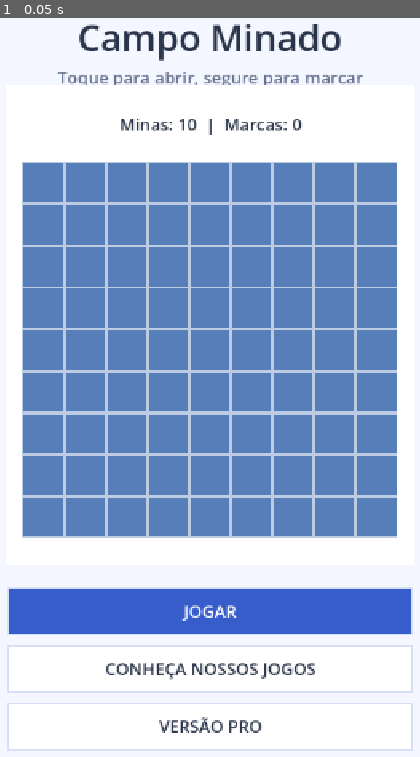
Above: before the commit, frame 1.
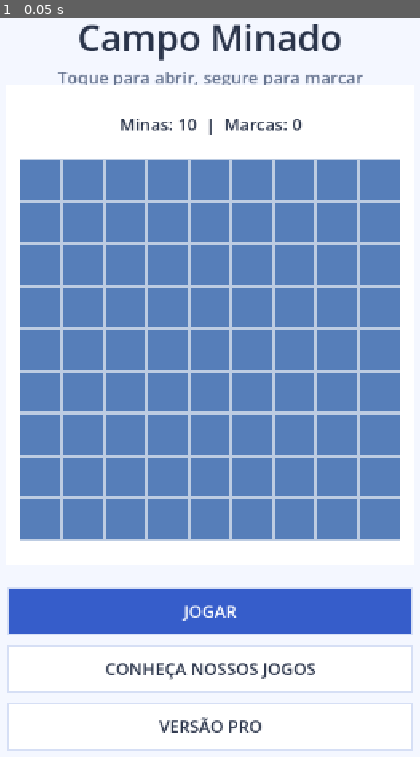
Above: after the commit, the same moment.

Repository: pitinga/game-minesweeper-mobile
Game: Godot game, scene res://scenes/main.tscn
Same seed, same stepped clock (60 frames per second), same inputs: the game is played once before the commit and once after it.
Inputs:
- Up to frame 1 (0.05 s): no input

The runs differ from the first frame. In frame 1, 6.5% of the frame differs, in the area x 4-96%, y 19-71%.

Commit message:
WIP: CI Godot 4.7.2 e ajustes Android (revisões 0221/1030) (#2)
* fix: Android back navigation and 20:9 display defaults

* ci: use Godot 4.7.2 and fail on script errors

* fix: regressions and touch-to-grid alignment scripts/main.gd

* fix: regressions and touch-to-grid alignment scripts/rules.gd

* fix: regressions and touch-to-grid alignment tests/test_ui.gd

* fix: regressions and touch-to-grid alignment tests/test_rules.gd

* fix: restore hit-test helper predicates

* test: declare Vector2 types in grid regression

* fix: require same button on touch down and release

* fix: guard navigation against accidental drag release

* ci: pin checkout action to immutable commit

Diff:
--- a/project.godot
+++ b/project.godot
@@ -4,14 +4,20 @@
 
 config/name="Campo Minado Mobile"
 run/main_scene="res://scenes/main.tscn"
-config/features=PackedStringArray("4.3", "GL Compatibility")
+config/features=PackedStringArray("4.7", "GL Compatibility")
+config/quit_on_go_back=false
 
 [display]
 
 window/size/viewport_width=720
 window/size/viewport_height=1280
 window/stretch/mode="canvas_items"
+window/stretch/aspect="expand"
 window/handheld/orientation=1
+
+[input_devices]
+
+pointing/emulate_mouse_from_touch=false
 
 [rendering]
 
--- a/scripts/main.gd
+++ b/scripts/main.gd
@@ -22,6 +22,8 @@
 var down := Vector2.ZERO
 var down_time := 0
 var touching := false
+var active_index := -1
+var press_target := ""
 
 
 func _ready() -> void:
@@ -121,15 +123,43 @@
 	return (event_position - (viewport - Vector2(720, 1280) * factor) / 2.0) / factor
 
 
+func _notification(what: int) -> void:
+	if what == NOTIFICATION_WM_GO_BACK_REQUEST:
+		if page == "game":
+			paused = true
+			page = "menu"
+		else:
+			page = "menu"
+		queue_redraw()
+	elif what == NOTIFICATION_APPLICATION_FOCUS_OUT and page == "game":
+		paused = true
+		queue_redraw()
+
+
+func _hit(pos: Vector2) -> String:
+	if page == "game":
+		if Rect2(38, 976, 644, 74).has_point(pos): return "restart"
+		if Rect2(38, 1070, 310, 70).has_point(pos): return "pause"
+		if Rect2(372, 1070, 310, 70).has_point(pos): return "menu"
+		if BOARD.has_point(pos) and not paused and not rules.ended: return "board"
+	return "none"
+
+
 func _unhandled_input(event: InputEvent) -> void:
 	if event is InputEventScreenTouch:
+		if event.pressed:
+			if active_index == -1:
+				active_index = event.index
+				_handle_contact(_normalized(event.position), true)
+		elif event.index == active_index:
+			_handle_contact(_normalized(event.position), false)
+			active_index = -1
+	elif event is InputEventScreenDrag:
+		if event.index == active_index and press_target == "board" and page == "game" and not paused:
+			rules.pointer(_game_point(_normalized(event.position)))
+	elif event is InputEventMouseButton and event.button_index == MOUSE_BUTTON_LEFT and not OS.has_feature("mobile") and active_index == -1:
 		_handle_contact(_normalized(event.position), event.pressed)
-	elif event is InputEventScreenDrag:
-		if page == "game" and not paused:
-			rules.pointer(_game_point(_normalized(event.position)))
-	elif event is InputEventMouseButton and event.button_index == MOUSE_BUTTON_LEFT:
-		_handle_contact(_normalized(event.position), event.pressed)
-	elif event is InputEventMouseMotion and touching and page == "game" and not paused:
+	elif event is InputEventMouseMotion and touching and active_index == -1 and page == "game" and not paused:
 		rules.pointer(_game_point(_normalized(event.position)))
 	elif event is InputEventKey and event.pressed and not event.echo:
 		if page == "game" and not paused:
@@ -147,31 +177,33 @@
 		touching = true
 		down = pos
 		down_time = Time.get_ticks_msec()
-		if page == "game" and BOARD.has_point(pos) and not paused:
+		press_target = _hit(pos)
+		if page == "game" and press_target == "board" and not paused:
 			rules.pointer(_game_point(pos))
 		return
 	if not touching:
 		return
 	touching = false
+	var released_target := _hit(pos)
 	if page == "menu":
-		if Rect2(38, 985, 644, 74).has_point(pos):
+		if Rect2(38, 985, 644, 74).has_point(pos) and Rect2(38, 985, 644, 74).has_point(down):
 			rules.reset()
 			paused = false
 			page = "game"
-		elif Rect2(38, 1077, 644, 74).has_point(pos):
+		elif Rect2(38, 1077, 644, 74).has_point(pos) and Rect2(38, 1077, 644, 74).has_point(down):
 			page = "catalog"
-		elif Rect2(38, 1169, 644, 74).has_point(pos):
+		elif Rect2(38, 1169, 644, 74).has_point(pos) and Rect2(38, 1169, 644, 74).has_point(down):
 			page = "pro"
 	elif page == "game":
-		if Rect2(38, 976, 644, 74).has_point(pos):
+		if released_target == "restart" and press_target == "restart":
 			rules.reset()
 			paused = false
-		elif Rect2(38, 1070, 310, 70).has_point(pos):
+		elif released_target == "pause" and press_target == "pause":
 			paused = not paused
-		elif Rect2(372, 1070, 310, 70).has_point(pos):
+		elif released_target == "menu" and press_target == "menu":
 			paused = false
 			page = "menu"
-		elif BOARD.has_point(pos) and not paused and not rules.ended:
+		elif press_target == "board" and BOARD.has_point(pos) and not paused and not rules.ended:
 			var a := _game_point(down)
 			var b := _game_point(pos)
 			if a.distance_to(b) > 0.035:
@@ -181,7 +213,7 @@
 			else:
 				rules.tap(b)
 	elif page == "catalog":
-		if pos.y > 1120:
+		if Rect2(36, 1130, 648, 78).has_point(pos) and Rect2(36, 1130, 648, 78).has_point(down):
 			page = "menu"
 		else:
 			var row := 0
@@ -190,10 +222,10 @@
 					continue
 				var rect := Rect2(36, 170 + row * 101, 648, 90)
 				var link := String(entry[1])
-				if rect.has_point(pos) and link.begins_with("https://play.google.com/store/apps/details?id="):
+				if rect.has_point(pos) and rect.has_point(down) and link.begins_with("https://play.google.com/store/apps/details?id="):
 					OS.shell_open(link)
 					break
 				row += 1
-	elif page == "pro" and pos.y > 1040:
+	elif page == "pro" and Rect2(36, 1090, 648, 84).has_point(pos) and Rect2(36, 1090, 648, 84).has_point(down):
 		page = "menu"
 	queue_redraw()
--- a/scripts/rules.gd
+++ b/scripts/rules.gd
@@ -101,9 +101,19 @@
 	return true
 
 
+func grid_rect() -> Rect2:
+	var area := Rect2(34, 178, 652, 770).grow(-10)
+	var side := minf(area.size.x - 12, area.size.y - 140)
+	return Rect2(area.position + Vector2((area.size.x - side) * 0.5, 110), Vector2.ONE * side)
+
+
 func _tap_index(p: Vector2) -> int:
-	var x := int(floor(p.x * WIDTH))
-	var y := int(floor((p.y - 0.15) / 0.72 * HEIGHT))
+	var point := Vector2(34, 178) + p * Vector2(652, 770)
+	var grid := grid_rect()
+	if not grid.has_point(point): return -1
+	var local := (point - grid.position) / grid.size
+	var x := int(floor(local.x * WIDTH))
+	var y := int(floor(local.y * HEIGHT))
 	if x < 0 or x >= WIDTH or y < 0 or y >= HEIGHT:
 		return -1
 	return y * WIDTH + x
@@ -119,8 +129,7 @@
 
 func draw_game(canvas: CanvasItem, area: Rect2) -> void:
 	label(canvas, "Minas: %d  |  Marcas: %d" % [MINES, flag_count], Vector2(area.get_center().x, area.position.y + 50), 27)
-	var side := minf(area.size.x - 12, area.size.y - 140)
-	var grid := Rect2(area.position + Vector2((area.size.x - side) * 0.5, 110), Vector2.ONE * side)
+	var grid := grid_rect()
 	canvas.draw_rect(grid, Color("bdcce2"))
 	for i in range(WIDTH * HEIGHT):
 		var r := cell_rect(grid, i % WIDTH, i / WIDTH, WIDTH, HEIGHT, 2.4)
--- a/tests/test_rules.gd
+++ b/tests/test_rules.gd
@@ -23,6 +23,15 @@
 	for neighbor in game._neighbors(40):
 		check(game.values[neighbor] != -1, "vizinho da primeira casa seguro")
 	check(not game.reveal(40), "casa revelada não recontada")
+	var grid := game.grid_rect()
+	for i in range(81):
+		var col := i % 9
+		var row := i / 9
+		for offset in [Vector2.ZERO, Vector2(8, 8), Vector2(-8, -8), Vector2(8, -8), Vector2(-8, 8)]:
+			var pt: Vector2 = grid.position + Vector2((col + 0.5) * grid.size.x / 9.0, (row + 0.5) * grid.size.y / 9.0) + offset
+			var normalized: Vector2 = (pt - Vector2(34, 178)) / Vector2(652, 770)
+			check(game._tap_index(normalized) == i, "grade: casa %d" % i)
+	check(game._tap_index(Vector2.ZERO) == -1, "margem fora da grade")
 	game.reset()
 	check(game.first_reveal and game.flag_count == 0, "reinício apaga campo e bandeiras")
 	finish()
--- a/tests/test_ui.gd
+++ b/tests/test_ui.gd
@@ -34,6 +34,9 @@
 	check(app.paused, "pausa partida")
 	press_at(app, Vector2(200, 1100))
 	check(not app.paused, "retoma partida")
+	app._handle_contact(Vector2(360, 900), true)
+	app._handle_contact(Vector2(360, 1000), false)
+	check(app.page == "game" and not app.paused, "arraste do tabuleiro não aciona RECOMEÇAR")
 	press_at(app, Vector2(500, 1100))
 	check(app.page == "menu", "retorna ao menu")
 	app.queue_free()
